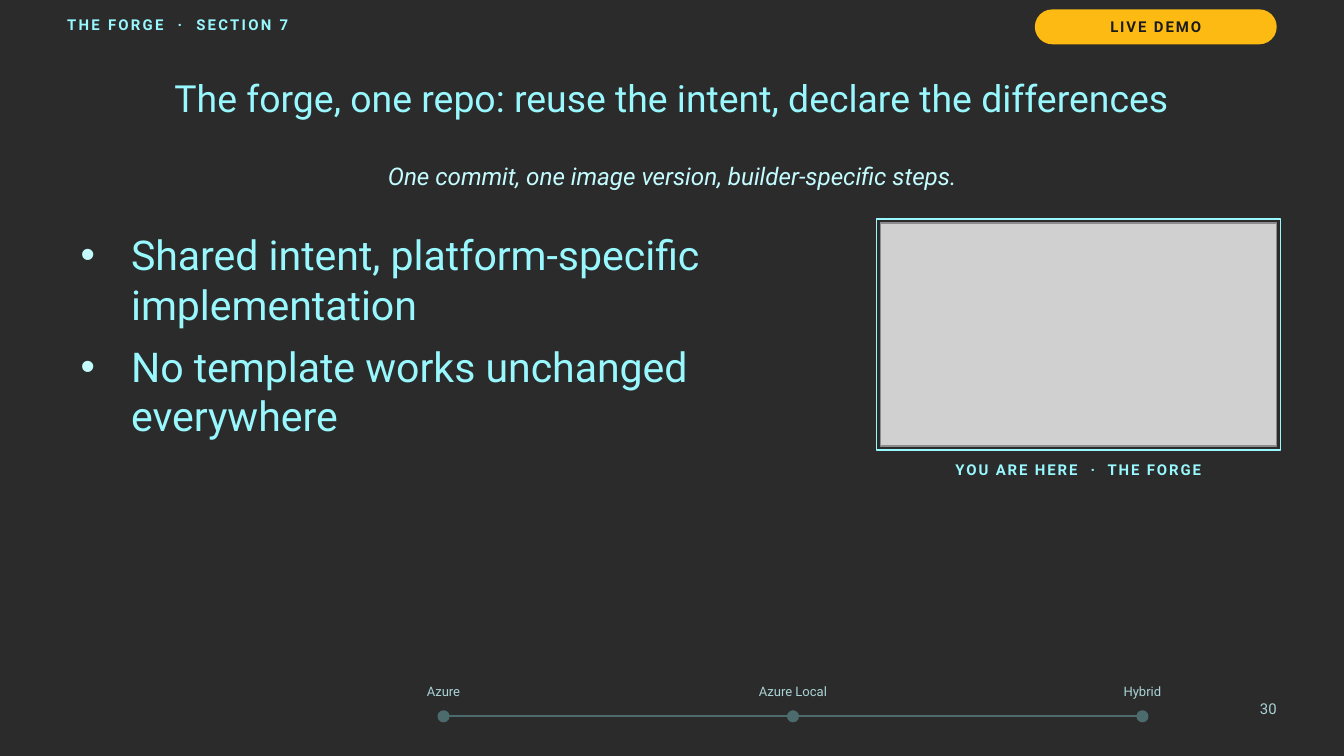
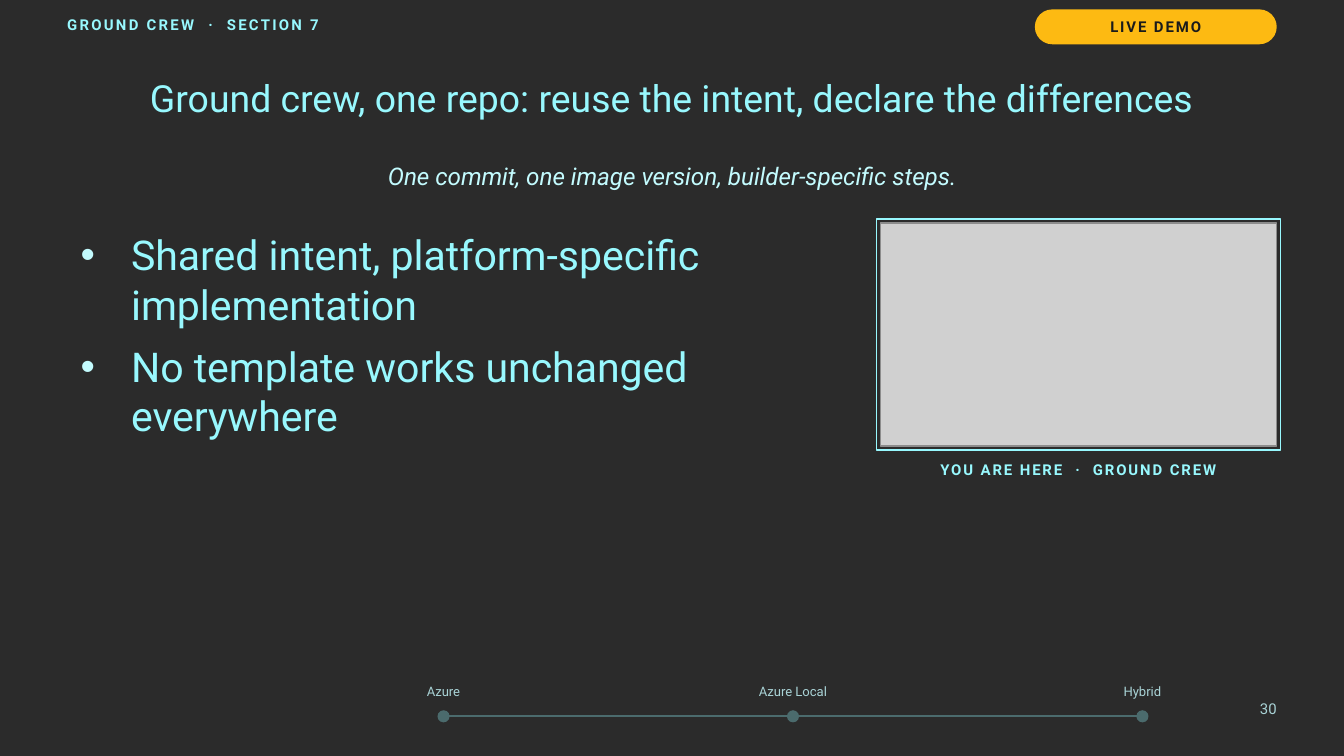
Before and after one commit to thisismydemo/nic2026_avd, a slide deck: slide 30 of presentation/AVD_Anywhere_NIC2026.pptx. Drawn at 1344x756 pixels with LibreOffice and Linux fonts; fonts in the diff are those of the drawing; grey boxes stand for pictures; background and template pictures are left out; a plain dark background stands for a picture behind light text. Boxes give left, top, right and bottom in pixels: in the first picture for what was removed or moved away, otherwise in the second. Text is boxed around its words. In the diff, an @@ line names an element or a change of style, - is before the commit and + after.

```diff
--- a/presentation/AVD_Anywhere_NIC2026.pptx
+++ b/presentation/AVD_Anywhere_NIC2026.pptx
@@ text at (x1=67, y1=19, x2=319, y2=30): text changed @@
-THE FORGE · SECTION 7
+GROUND CREW · SECTION 7
@@ title at (x1=150, y1=83, x2=1193, y2=120): text changed @@
-The forge, one repo: reuse the intent, declare the differences
+Ground crew, one repo: reuse the intent, declare the differences
@@ text at (x1=940, y1=464, x2=1216, y2=475): text changed @@
-YOU ARE HERE · THE FORGE
+YOU ARE HERE · GROUND CREW
```
Also in this commit, not shown: 26 other slides changed, 33 other files.
